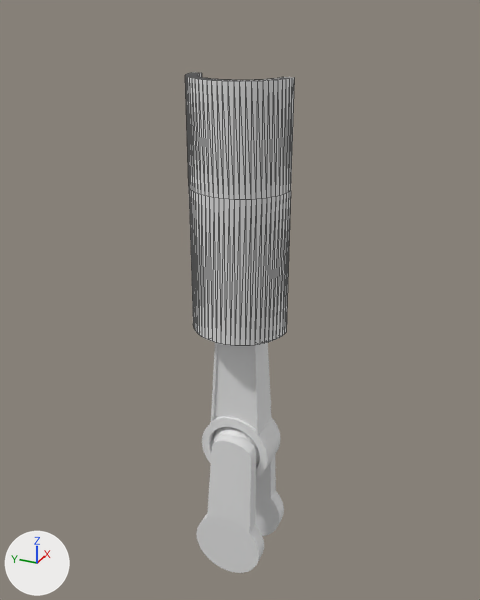
Renders of the glTF model models/engine.glb from each side of a commit.
Rendered twice from a camera (50 mm lens) standing at (-14.23, -6.36, 11.52) and looking at (0.23, 0.15, 4.29). Every picture has the same lights, and +X, +Y and +Z are marked at lower left. The older version comes first. Mesh edges are drawn as thin lines on the coarser meshes. Where no turn or scale is listed for an object, it has been applied to the vertices.

Before the edit, the objects in view are built like this:
```python
me_cylinder = bpy.data.meshes.new('Cylinder')
me_cylinder.from_pydata(...)  # 1082 vertices, 2160 faces; spans x -0.51..0.51, y -1.0..1.0, z -1.0..8.37
me_cylinder_001 = bpy.data.meshes.new('Cylinder.001')
me_cylinder_001.from_pydata(...)  # 836 vertices, 1660 faces; spans x -1.0..1.0, y -1.0..1.0, z -1.0..3.79
me_cylinder_003 = bpy.data.meshes.new('Cylinder.003')
me_cylinder_003.from_pydata(...)  # 198 vertices, 392 faces; spans x -1.0..0.0, y -1.0..1.0, z -3.93..1.0
ob_crankshaft = bpy.data.objects.new('crankshaft', me_cylinder_001)
ob_crankshaft.location = (0.0, 0.0, -3.0)
ob_cylinder = bpy.data.objects.new('Cylinder', me_cylinder_003)
ob_cylinder.location = (0.0, 0.0, 8.67)
ob_cylinder.scale = (1.25, 1.25, 1.25)
ob_rod = bpy.data.objects.new('rod', me_cylinder)
ob_rod.location = (0.0, 0.0, 0.0)
```
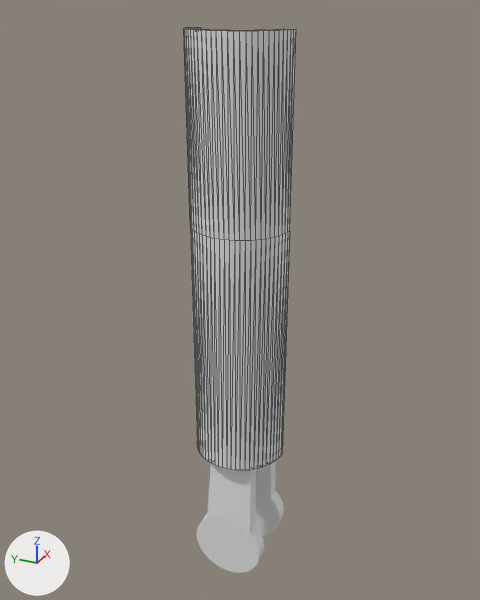
The change, as a diff of the scene's bpy script:
```diff
--- a/models/engine.glb.py
+++ b/models/engine.glb.py
@@ ob_cylinder @@
 ob_cylinder.location = (0.0, 0.0, 8.67)
-ob_cylinder.scale = (1.25, 1.25, 1.25)
+ob_cylinder.scale = (1.25, 1.25, 2.21)
```

Location of each change, (x1, y1, x2, y2) in pixels of the pictures (480 x 600 px):
'Cylinder', rescaled (62% taller): before (185, 73, 295, 346); after (184, 27, 296, 470)
'rod', unchanged, covered by the edit: before (202, 342, 280, 479); after (210, 463, 268, 479)
